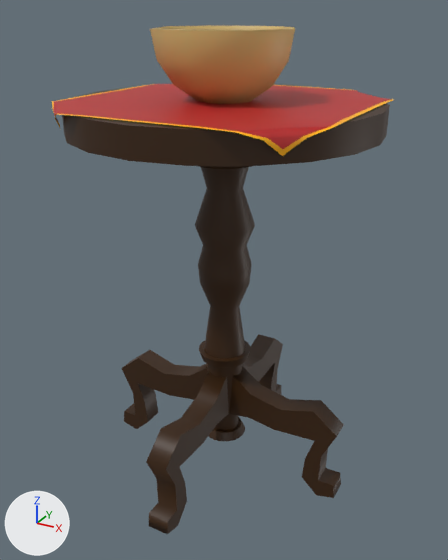
An edit to the FBX model Assets/FBX/FBX_GERIDON.fbx, drawn before and after from the same camera.
Camera for both pictures: a 50 mm lens placed at (0.297, -0.542, 0.482), pointed at (0.001, -0.003, 0.212). The axes (+X, +Y, +Z) are drawn at lower left. The lights are the same throughout. Where no turn or scale is listed for an object, it has been applied to the vertices.

The scene before the commit, as lines of its bpy script (objects in view):
```python
me_mesh = bpy.data.meshes.new('Mesh')
me_mesh.from_pydata(...)  # 785 vertices, 784 faces; spans x -0.154..0.154, y -0.154..0.154, z -0.039..0.45
# faces by material slot: [568, 44, 100, 72]
me_mesh.materials.append(mat_mat_table)  # brown #381f00
me_mesh.materials.append(mat_mat8towel8border)  # yellow #ffb500
me_mesh.materials.append(mat_mat_towel)  # red #bc2626
me_mesh.materials.append(mat_mat_bowl)  # yellow #d8ba74
ob_geridon_bol3 = bpy.data.objects.new('GERIDON_BOL3', me_mesh)
ob_geridon_bol3.location = (0.0, 0.0, 0.015)
```
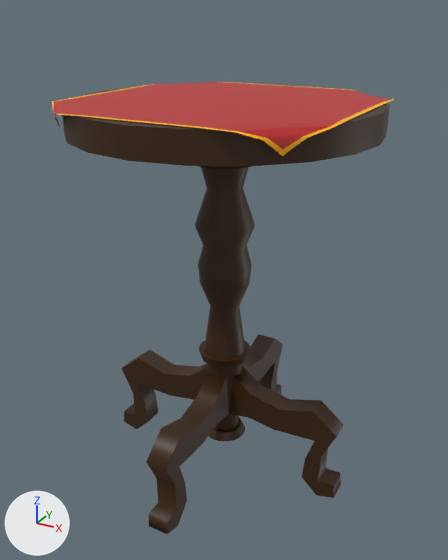
The newer file is also turned or shifted as a whole; pictures and numbers use the older file's frame.

Diff of the bpy script that builds the scene:
```diff
--- a/Assets/FBX/FBX_GERIDON.fbx.py
+++ b/Assets/FBX/FBX_GERIDON.fbx.py
@@ me_mesh @@
 me_mesh.from_pydata(...)  # 785 vertices, 784 faces; spans x -0.154..0.154, y -0.154..0.154, z -0.039..0.45
 # used by ob_geridon_bol3; location = (0.0, 0.0, 0.015)
+# me_mesh part 1: the loose piece of 66 vertices spanning x -0.07..0.07, y -0.07..0.07, z 0.386..0.45 is deleted
 me_mesh.materials.append(mat_mat_table)
@@ me_mesh @@
 me_mesh.materials.append(mat_mat_towel)
-me_mesh.materials.append(mat_mat_bowl)  # yellow #d8ba74
```

Pixel boxes [x1, y1, x2, y2] of what changed, in the pictures (448 x 560 px):
'GERIDON_BOL3', reshaped (11% shorter)
    before: [52, 25, 393, 534]
    after: [52, 82, 393, 534]
part 1 of me_mesh, deleted
    before: [150, 25, 295, 104]
